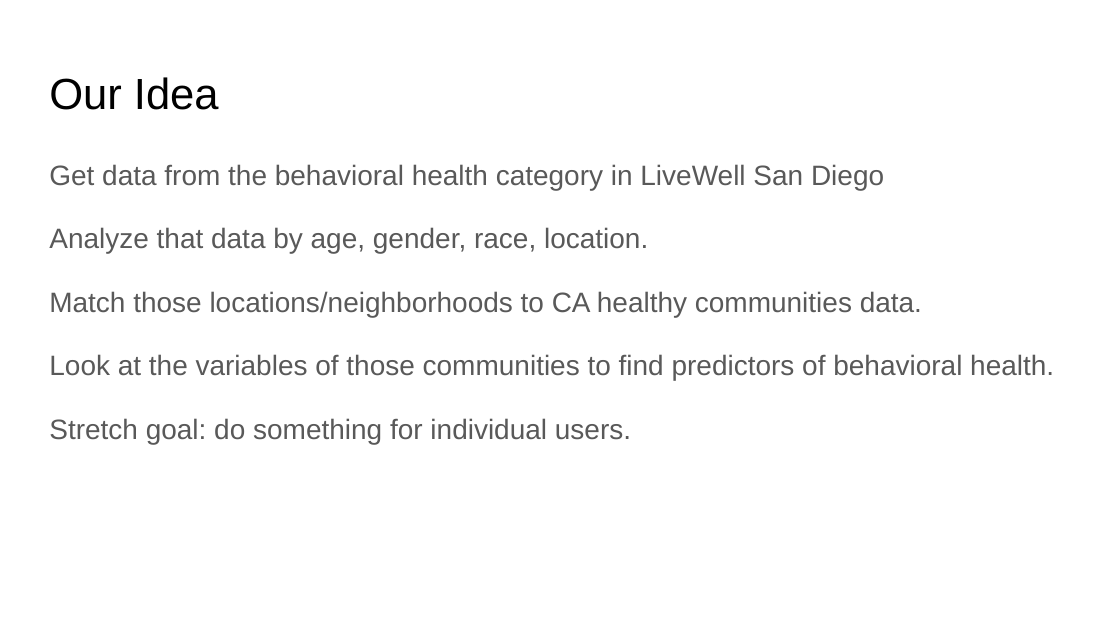
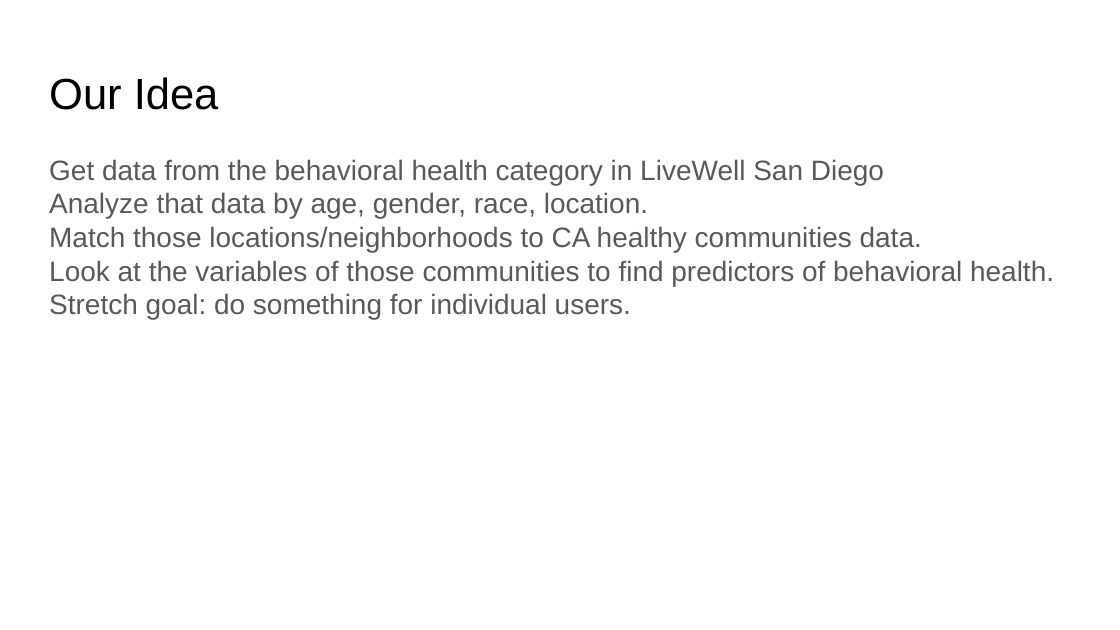
Before and after one commit to kristy0414/big-data-hackathon-in-San-Diego, a slide deck: slide 3 of Team Lucky Cat Project Proposal.pptx. Drawn at 1120x630 pixels with LibreOffice and Linux fonts; fonts in the diff are those of the drawing. Boxes give left, top, right and bottom in pixels: in the first picture for what was removed or moved away, otherwise in the second. Text is boxed around its words. In the diff, an @@ line names an element or a change of style, - is before the commit and + after.

```diff
--- a/Team Lucky Cat Project Proposal.pptx
+++ b/Team Lucky Cat Project Proposal.pptx
@@ text "Get data from the behavioral ..." at [49,159,1054,319]: line spacing 1.15 to 1; less space between paragraphs @@
```
Also in this commit, not shown: 4 other slides changed.
